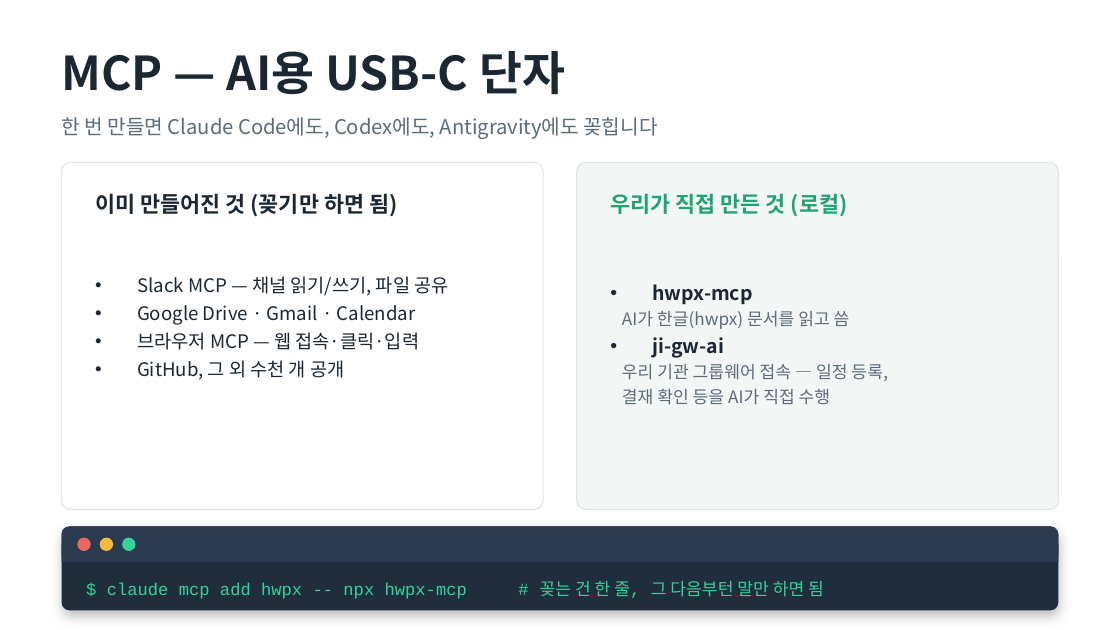
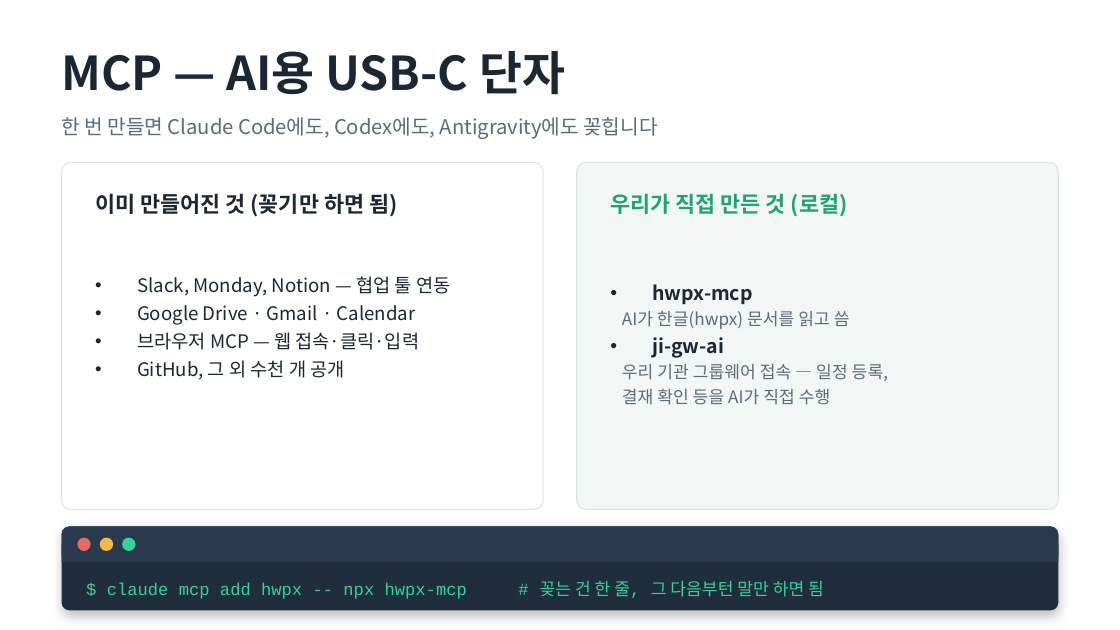
Before and after one commit to z0nam/ji-ai-study, a slide deck: slide 7 of study-group/2026-07-09-cli-ai-agents/slides.pptx. Drawn at 1120x630 pixels with LibreOffice and Linux fonts; fonts in the diff are those of the drawing. Boxes give left, top, right and bottom in pixels: in the first picture for what was removed or moved away, otherwise in the second. Text is boxed around its words. In the diff, an @@ line names an element or a change of style, - is before the commit and + after.

```diff
--- a/study-group/2026-07-09-cli-ai-agents/slides.pptx
+++ b/study-group/2026-07-09-cli-ai-agents/slides.pptx
@@ text at (x1=137, y1=276, x2=450, y2=297): text changed @@
-• Slack MCP — 채널 읽기/쓰기, 파일 공유
+• Slack, Monday, Notion — 협업 툴 연동
```
Also in this commit, not shown: 6 other slides changed, 1 slide added.
